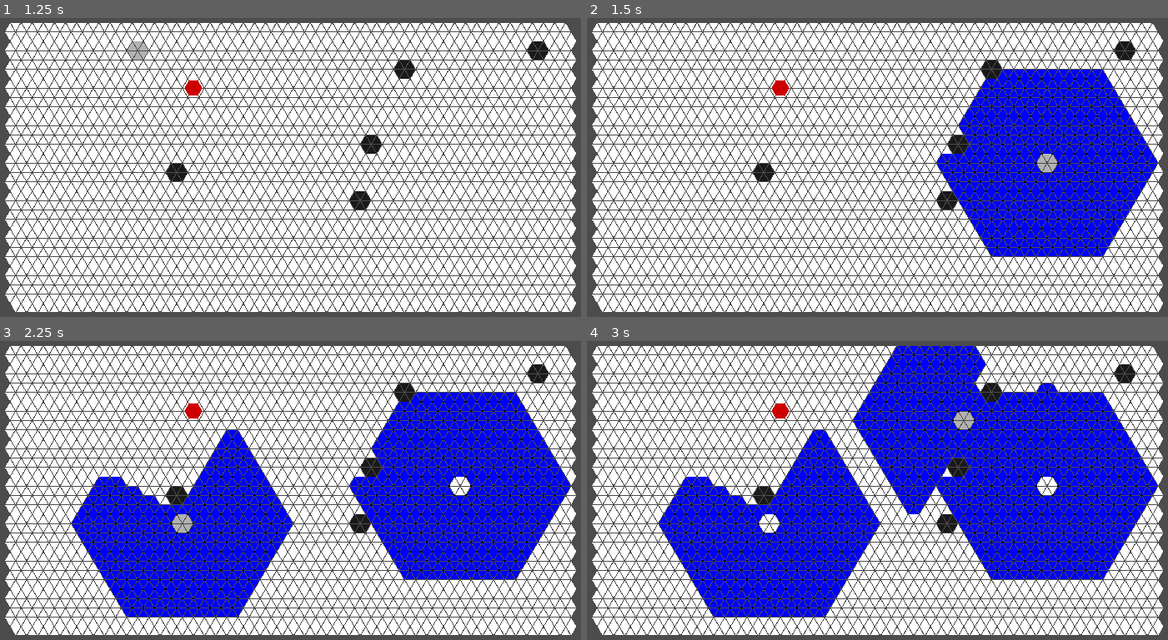
Above: before the commit, frames 1-4 (two rows, left to right).
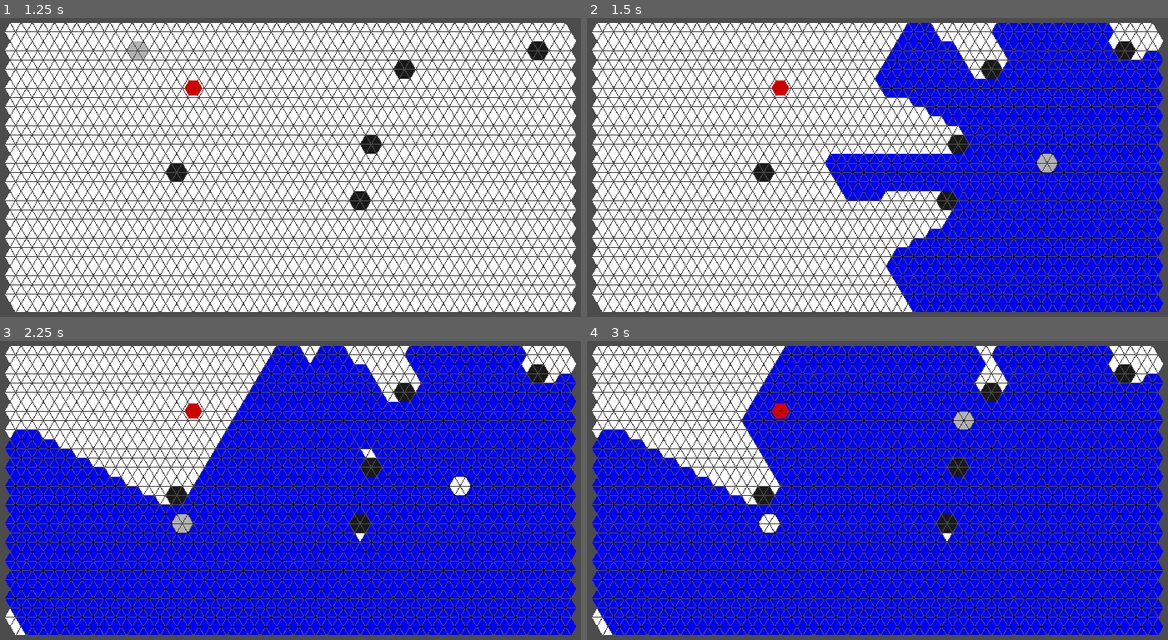
Above: after the commit, the same moments.

Repository: F3lixitas/pousse_pousse_nain
Game: Godot game, scene res://scenes/menu.tscn
The game is run twice, just before and just after one commit, with the same random seed, the same clock (stepped at 60 frames per second) and the same inputs.
Inputs (mouse positions are in pixels of both pictures, inside the frame that each line leads up to):
- Up to frame 1 (1.25 s): click "Launch game" at 0.5 s
- Up to frame 2 (1.5 s): tap Enter at 1.25 s; move the mouse to (1045, 164) at 1.27 s; click (1045, 164) at 1.42 s
- Up to frame 3 (2.25 s): tap Space at 2 s; move the mouse to (180, 526) at 2.02 s; click (180, 526) at 2.17 s
- Up to frame 4 (3 s): tap Enter at 2.75 s; move the mouse to (970, 424) at 2.77 s; click (970, 424) at 2.92 s

Frame 1 is identical in both runs. In frame 2, 19% of the frame differs, in the area x 41-100%, y 1-99%; in frame 3, 35%, in the area x 0-100%, y 1-99%; in frame 4, 33%.

Commit message:
Debug Final

Diff:
--- a/scripts/deplacement.gd
+++ b/scripts/deplacement.gd
@@ -1,3 +1,9 @@
+# ATTENTION : Cette version marche parfaitement mais elle est à chier en terme d'optimisation
+#
+#Car on parcours même les chemins nons valide. Voir fichier sauv fct dep avec beug mais economie.txt pour éviter de faire ça
+# Si on fait pas ça, on peut avoir des beugs. Es ce possible de trouver un compromis ?
+
+
 extends Node
 
 const pointOperations = preload("res://scripts/pointOperations_script.gd")
@@ -7,6 +13,9 @@
 	var Chemin = {
 		"dir": [0, 0, 0, 0, 0, 0],
 		"rang" : int(),
+		"valide" : int(), # 1 pour valide, 0 pour non valide
+				#J'ai rajouter cette option car les chemins nons valide doivent continuer d'être tester. Car si ils tombent sur une case occupé, ils doivent avertir leur voisin !
+				# Tester les chemins non valides rajoute bcp de tests inutile, mais j'ai pas trouvé mieux.
 	}
 	var cheminsBase = Array()
 	var cheminsCourant = Array()
@@ -18,16 +27,17 @@
 	for i in range(0, 6):
 		var monChemin = Chemin.duplicate(true)
 		monChemin.dir[i] = 1
+		monChemin.rang = 1
 		if dep[i] == 1 and pointOperations.checkValidity(node.points[posInit].neighbour[i], node):
 			#Pour les chemins de bases, il faudra aussi vérifier les colisions !!! Utilise si quelqu'un nous touche deirectement
-			monChemin.rang = 1
+			monChemin.valide = 1
 			indicesOK.append(node.points[posInit].neighbour[i])
 		else:
-			monChemin.rang = 0
+			monChemin.valide = 0
 		cheminsCourant.push_back(monChemin)
 
 	#### Programme (a partir de l'étage 2) ######
-	for etageCourant in range(2, 10):
+	for etageCourant in range(2, 20):
 
 		#print("ETAGE n", etageCourant)
 
@@ -45,6 +55,7 @@
 			if cheminsBase[j].rang + cheminsBase[j + 1].rang == etageCourant:
 				var monChemin = Chemin.duplicate(true)
 				monChemin.rang = etageCourant
+				monChemin.valide = cheminsBase[j].valide*cheminsBase[j+1].valide
 				for dirCourant in range(0, 6):
 					monChemin.dir[dirCourant] = cheminsBase[j].dir[dirCourant] + cheminsBase[j + 1].dir[dirCourant]
 				cheminsCourant.push_back(monChemin.duplicate(true))
@@ -54,6 +65,7 @@
 		if cheminsBase[cheminsBase.size()-1].rang + cheminsBase[0].rang == etageCourant:
 			var monChemin = Chemin.duplicate(true)
 			monChemin.rang = etageCourant
+			monChemin.valide = cheminsBase[cheminsBase.size()-1].valide*cheminsBase[0].valide
 			for dirCourant in range(0, 6):
 				monChemin.dir[dirCourant] = cheminsBase[cheminsBase.size()-1].dir[dirCourant] + cheminsBase[0].dir[dirCourant]
 			cheminsCourant.push_back(monChemin.duplicate(true))
@@ -62,9 +74,7 @@
 
 		### Vérification des cases à l'étage courant pour chaque chemin ###
 		for j in range(0, cheminsCourant.size()):
-			if cheminsCourant[j].rang != 0 and etageCourant % cheminsCourant[j].rang == 0:
-				#print(cheminsCourant[j])
-
+			if etageCourant % cheminsCourant[j].rang == 0:
 				#On récup l'indice de la case en passant par tous les voisins depuis le point de départ
 				var indiceCourant = posInit
 				for dirCourant in range(0, 6):
@@ -72,11 +82,12 @@
 						if indiceCourant >= 0 :
 							indiceCourant = node.points[indiceCourant].neighbour[dirCourant]
 
+				#Si la case est occupé, alors on dévalide la case et les alentours
 				if pointOperations.checkValidity(indiceCourant, node) == false:
 					# la case est occupé, donc on suppr le chemin et tous les chemins autours qui n'ont pas de point à cet étage
 
 					#Chemin courant
-					cheminsCourant[j].rang = 0
+					cheminsCourant[j].valide = 0
 
 					#Chemin avant
 					var indiceTest = j
@@ -87,10 +98,10 @@
 						else:
 							indiceTest = cheminsCourant.size() - 1
 
-						if cheminsCourant[indiceTest].rang == 0 or etageCourant % cheminsCourant[indiceTest].rang == 0:
+						if etageCourant % cheminsCourant[indiceTest].rang == 0:
 							break
 						else:
-							cheminsCourant[indiceTest].rang = 0
+							cheminsCourant[indiceTest].valide = 0
 
 					#Chemin après
 					indiceTest = j
@@ -101,12 +112,12 @@
 						else:
 							indiceTest = 0
 
-						if cheminsCourant[indiceTest].rang == 0 or etageCourant % cheminsCourant[indiceTest].rang == 0:
+						if etageCourant % cheminsCourant[indiceTest].rang == 0:
 							break
 						else:
-							cheminsCourant[indiceTest].rang = 0
+							cheminsCourant[indiceTest].valide = 0
 
-				else:
+				else: if cheminsCourant[j].valide == 1:
 					indicesOK.append(indiceCourant)
 				#print("indice : ", indiceCourant)
 
